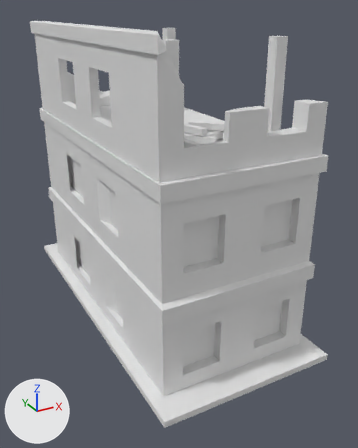
The Blender file Assets/Modles3D/Environment/BuildingImBauBaustelle4.blend: old version first, new version second.
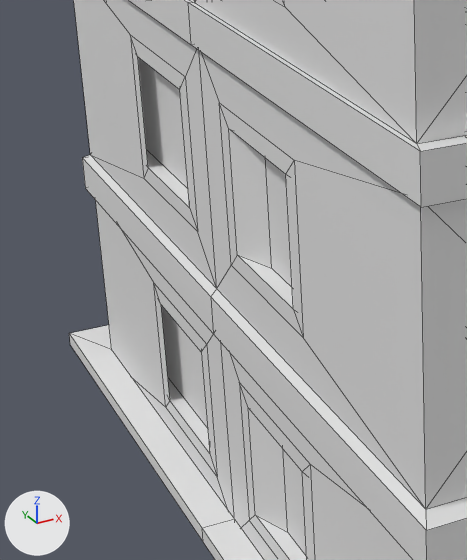
Each version is shown whole from a 50 mm camera at (-6.76, -13.72, 9.45) aimed at (0.3, -0.89, 3.04), then close up on the part from 6% to 49% of the width and 30% to 72% of the height. Arrows for +X, +Y and +Z are at lower left; the lights stay in place. The close-ups show mesh edges as thin lines.

Before the edit, the objects in view are built like this:
```python
me_cube_003 = bpy.data.meshes.new('Cube.003')
me_cube_003.from_pydata(...)  # 501 vertices, 470 faces; spans x -1.16..1.16, y -1.16..1.16, z 0.0..6.0
# faces by material slot: [386, 84]
me_cube_003.materials.append(mat_material_001)  # its picture is missing
me_cube_003.materials.append(mat_material_002)  # its picture is missing
# before: 200 (-0.92, 0.25, 2.43), 201 (-0.92, 0.75, 2.43), 202 (-0.92, 0.75, 3.3), 203 (-0.92, 0.25, 3.3), 204 (-0.92, -0.75, 2.43)
# before: 205 (-0.92, -0.75, 3.3), 206 (-0.92, -0.25, 2.43) at pixel (271, 268), 207 (-0.92, -0.25, 3.3)
# before: 208 (-0.92, -0.25, 0.43) at pixel (287, 532), 209 (-0.92, -0.75, 0.43), 210 (-0.92, -0.75, 1.29), 211 (-0.92, -0.25, 1.29), 212 (-0.92, 0.75, 1.29)
# before: 213 (-0.92, 0.75, 0.43), 214 (-0.92, 0.25, 1.29), 215 (-0.92, 0.25, 0.43)
ob_cube_002 = bpy.data.objects.new('Cube.002', me_cube_003)
ob_cube_002.location = (0.0, 0.0, 0.0)
ob_cube_002.scale = (2.29, 4.76, 1.5)
```
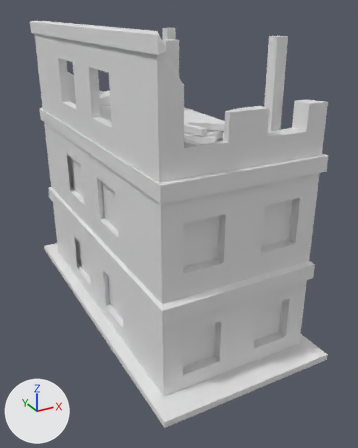
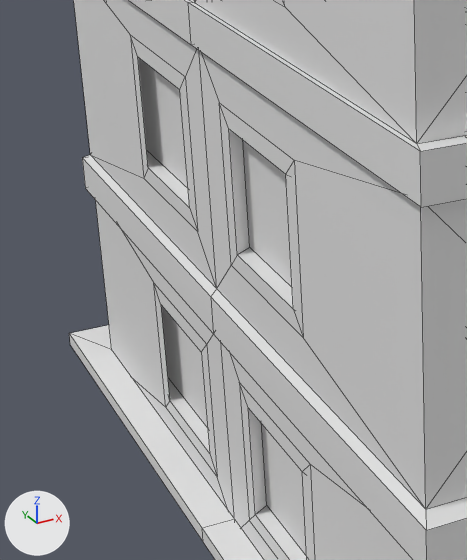
Where the newer file only moved an object's origin or applied its transform, the numbers keep the older frame.

The change, as a list of edits to the scene's bpy script:
```text
Change me_cube_003:
    where me_cube_003.from_pydata(...)  # 501 vertices, 470 faces; spans x -1.16..1.16, y -1.16..1.16, z 0.0..6.0
    used by ob_cube_002; location = (0.0, 0.0, 0.0); scale = (2.29, 4.76, 1.5)
    me_cube_003 part 1
    add for i in [*range(200, 204)]: me_cube_003.vertices[i].co += Vector((0.0, -0.11, 0.0))
    add for i in [*range(204, 208)]: me_cube_003.vertices[i].co += Vector((0.0, 0.12, 0.0))
    me_cube_003 part 2
    add for i in [*range(212, 216)]: me_cube_003.vertices[i].co += Vector((0.0, -0.11, 0.0))
    add for i in [*range(208, 212)]: me_cube_003.vertices[i].co += Vector((0.0, 0.12, 0.0))
```

Pixel boxes (x1, y1, x2, y2) of what changed, in the close-ups (467 x 560 px; the box of a moved part takes in the faces that stretch with it):
part 1 of me_cube_003, moved or reshaped: (138, 57, 293, 308) in both
part 2 of me_cube_003, moved or reshaped: (161, 305, 307, 560) in both
